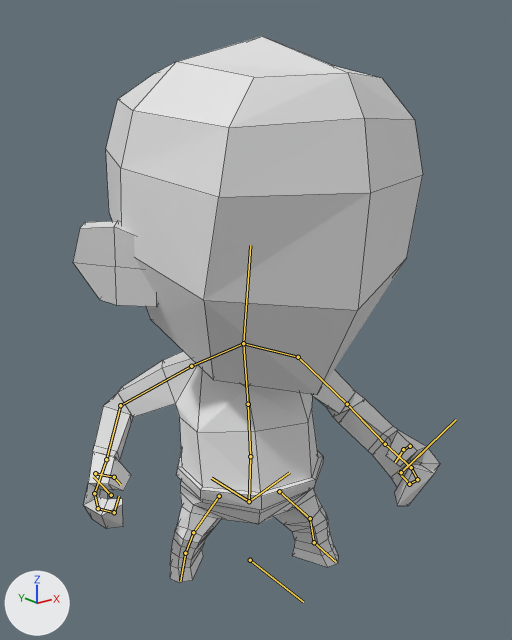
The Blender file Blender/Humanoid/HumanoidBase.blend, before and after one commit.
Both versions are drawn from a camera (50 mm lens) standing at (-0.422, -0.538, 0.497) and looking at (0.004, -0.006, 0.284). The axes (+X, +Y, +Z) are drawn at lower left. The lights are the same throughout. Both versions are drawn at frame 21 of the action 'Run'; the numbers are the values there. The bones that bend it are drawn over the model as lines. Mesh edges are drawn as thin lines.

In view in the first picture: 'Humanoid'.
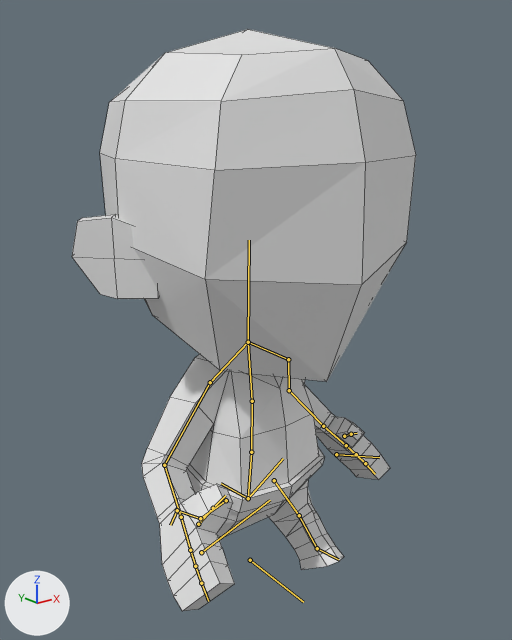
Where the change shows, as pixel boxes [x1, y1, x2, y2] in the pictures (512 x 640 px):
'Humanoid', posed (6% narrower, 6% taller)
    before: [73, 36, 440, 583]
    after: [72, 29, 416, 611]
bone 'hip', root to tip
    before: (249, 501) to (250, 456)
    after: (248, 498) to (251, 452)
bone 'spine.001', root to tip
    before: (250, 456) to (248, 404)
    after: (251, 452) to (252, 401)
bone 'spine.002', root to tip
    before: (248, 404) to (243, 343)
    after: (252, 401) to (248, 342)
bone 'head', root to tip
    before: (243, 343) to (250, 245)
    after: (248, 342) to (249, 240)
bone 'shoulder.R', root to tip
    before: (243, 343) to (191, 366)
    after: (248, 342) to (210, 382)
bone 'upper_arm.R', root to tip
    before: (191, 366) to (120, 405)
    after: (210, 382) to (164, 465)
bone 'forearm.R', root to tip
    before: (120, 405) to (106, 459)
    after: (164, 465) to (181, 517)
bone 'shoulder.L', root to tip
    before: (243, 343) to (298, 357)
    after: (248, 342) to (288, 359)
bone 'upper_arm.L', root to tip
    before: (298, 357) to (347, 404)
    after: (288, 359) to (289, 390)
bone 'forearm.L', root to tip
    before: (347, 404) to (385, 444)
    after: (289, 390) to (323, 426)

Diff of the bpy script that builds the scene:
```diff
--- a/Blender/Humanoid/HumanoidBase.blend.py
+++ b/Blender/Humanoid/HumanoidBase.blend.py
@@ bone_hip @@
 bone_hip = bpy.data.objects['Rig'].pose.bones['hip']  # child of 'root'
-bone_hip.location = (0.0, -0.014, 0.003)
-bone_hip.rotation_quaternion = (0.968, 0.019, -0.25, 0.024)  # degrees (2, -29, 2)
+bone_hip.location = (0.0, -0.012, 0.001)
+bone_hip.rotation_quaternion = (1.0, 0.0, 0.0, 0.0)  # degrees (0, 0, 0)
@@ bone_spine_001 @@
 bone_spine_001 = bpy.data.objects['Rig'].pose.bones['spine.001']  # child of 'hip'
-bone_spine_001.rotation_quaternion = (0.999, -0.049, -0.004, 0.024)  # degrees (-6, 0, 3)
+bone_spine_001.rotation_quaternion = (1.0, 0.0, 0.0, 0.0)  # degrees (0, 0, 0)
@@ bone_spine_002 @@
 bone_spine_002 = bpy.data.objects['Rig'].pose.bones['spine.002']  # child of 'spine.001'
-bone_spine_002.rotation_quaternion = (0.993, -0.059, -0.101, 0.005)  # degrees (-7, -12, 1)
+bone_spine_002.rotation_quaternion = (1.0, 0.0, 0.0, 0.0)  # degrees (0, 0, 0)
@@ bone_head @@
 bone_head = bpy.data.objects['Rig'].pose.bones['head']  # child of 'spine.002'
-bone_head.rotation_quaternion = (0.929, 0.146, 0.34, -0.034)  # degrees (19, 40, 3)
+bone_head.rotation_quaternion = (1.0, 0.0, 0.0, 0.0)  # degrees (0, 0, 0)
@@ bone_shoulder_r @@
 bone_shoulder_r = bpy.data.objects['Rig'].pose.bones['shoulder.R']  # child of 'spine.002'
 bone_shoulder_r.rotation_mode = 'YXZ'
-bone_shoulder_r.rotation_euler = (-0.0524, -0.0698, -0.175)  # degrees (-3, -4, -10)
+bone_shoulder_r.rotation_euler = (0.0, 0.0, 0.0)  # degrees (0, 0, 0)
@@ bone_upper_arm_r @@
 bone_upper_arm_r = bpy.data.objects['Rig'].pose.bones['upper_arm.R']  # child of 'shoulder.R'
-bone_upper_arm_r.rotation_quaternion = (0.969, 0.001, 0.006, -0.006)  # degrees (0, 1, -1)
+bone_upper_arm_r.rotation_quaternion = (0.988, 0.0, 0.0, 0.153)  # degrees (0, 0, 18)
@@ bone_forearm_r @@
 bone_forearm_r = bpy.data.objects['Rig'].pose.bones['forearm.R']  # child of 'upper_arm.R'
-bone_forearm_r.rotation_quaternion = (0.852, 0.338, 0.127, 0.38)  # degrees (42, -2, 47)
+bone_forearm_r.rotation_quaternion = (0.857, 0.515, 0.0, 0.0)  # degrees (62, 0, 0)
@@ bone_finger_controller_r @@
 bone_finger_controller_r = bpy.data.objects['Rig'].pose.bones['finger.controller.R']  # child of 'hand.R'
-bone_finger_controller_r.rotation_euler = (0.332, 0.349, 7.802)  # degrees (19, 20, 447)
+bone_finger_controller_r.rotation_euler = (0.0, 0.0, 0.0)  # degrees (0, 0, 0)
@@ bone_shoulder_l @@
 bone_shoulder_l = bpy.data.objects['Rig'].pose.bones['shoulder.L']  # child of 'spine.002'
 bone_shoulder_l.rotation_mode = 'YXZ'
-bone_shoulder_l.rotation_euler = (-0.209, -0.0349, 0.175)  # degrees (-12, -2, 10)
+bone_shoulder_l.rotation_euler = (0.0, 0.0, 0.0)  # degrees (0, 0, 0)
@@ bone_upper_arm_l @@
 bone_upper_arm_l = bpy.data.objects['Rig'].pose.bones['upper_arm.L']  # child of 'shoulder.L'
-bone_upper_arm_l.rotation_quaternion = (0.939, -0.138, -0.032, -0.169)  # degrees (-16, -7, -19)
+bone_upper_arm_l.rotation_quaternion = (0.956, -0.252, 0.039, -0.148)  # degrees (-30, 0, -18)
@@ bone_forearm_l @@
 bone_forearm_l = bpy.data.objects['Rig'].pose.bones['forearm.L']  # child of 'upper_arm.L'
-bone_forearm_l.rotation_quaternion = (0.82, 0.393, -0.339, -0.24)  # degrees (60, -22, -45)
+bone_forearm_l.rotation_quaternion = (0.857, 0.515, 0.0, 0.0)  # degrees (62, 0, 0)
@@ bone_finger_controller_l @@
 bone_finger_controller_l = bpy.data.objects['Rig'].pose.bones['finger.controller.L']  # child of 'hand.L'
-bone_finger_controller_l.rotation_euler = (0.593, -0.681, -1.606)  # degrees (34, -39, -92)
+bone_finger_controller_l.rotation_euler = (0.0, 0.0, 0.0)  # degrees (0, 0, 0)
@@ bone_heel_r @@
 bone_heel_r = bpy.data.objects['Rig'].pose.bones['heel.R']  # child of 'root'
-bone_heel_r.location = (0.0, -0.033, 0.0)
-bone_heel_r.rotation_quaternion = (0.927, -0.374, 0.0, 0.0)  # degrees (-44, 0, 0)
+bone_heel_r.location = (0.071, -0.064, -0.005)
+bone_heel_r.rotation_quaternion = (0.684, 0.0, 0.0, 0.73)  # degrees (0, 0, 94)
@@ bone_heel_l @@
 bone_heel_l = bpy.data.objects['Rig'].pose.bones['heel.L']  # child of 'root'
-bone_heel_l.location = (0.0, 0.037, -0.009)
-bone_heel_l.rotation_euler = (-0.279, 0.0, 0.0)  # degrees (-16, 0, 0)
+bone_heel_l.location = (0.0, 0.067, 0.0)
+bone_heel_l.rotation_euler = (0.0, 0.0, 0.576)  # degrees (0, 0, 33)
@@ bone_knee_ik_l @@
 bone_knee_ik_l = bpy.data.objects['Rig'].pose.bones['knee.IK.L']  # child of 'heel.L'
-bone_knee_ik_l.location = (0.011, 0.001, 0.001)
+bone_knee_ik_l.location = (0.0, 0.0, 0.0)
```
